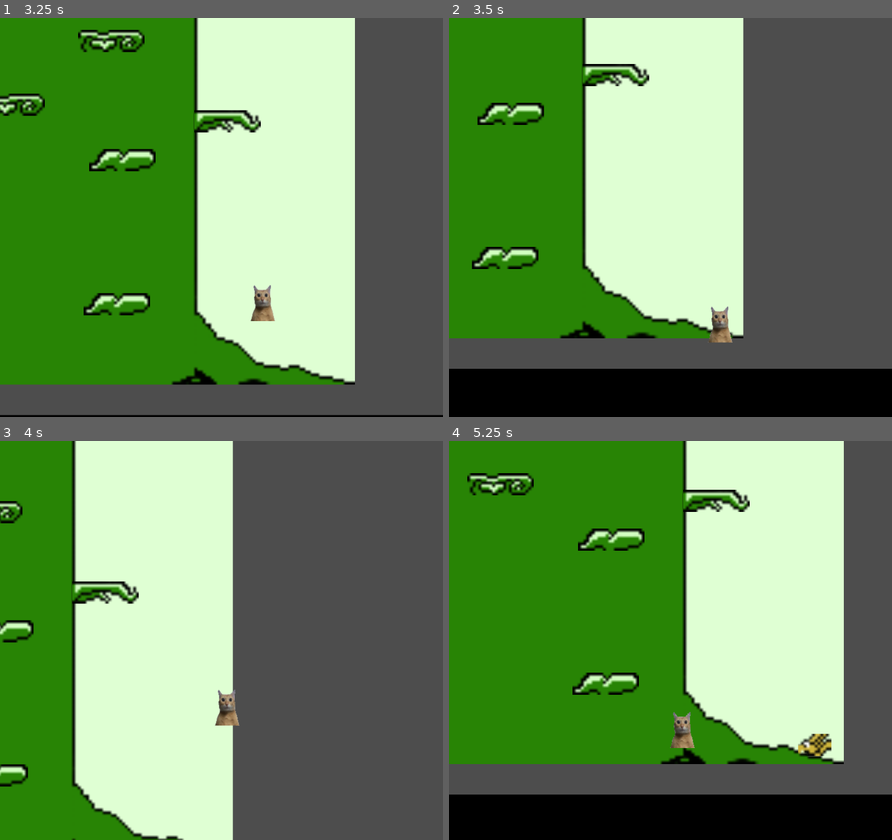
Above: before the commit, frames 1-4 (two rows, left to right).
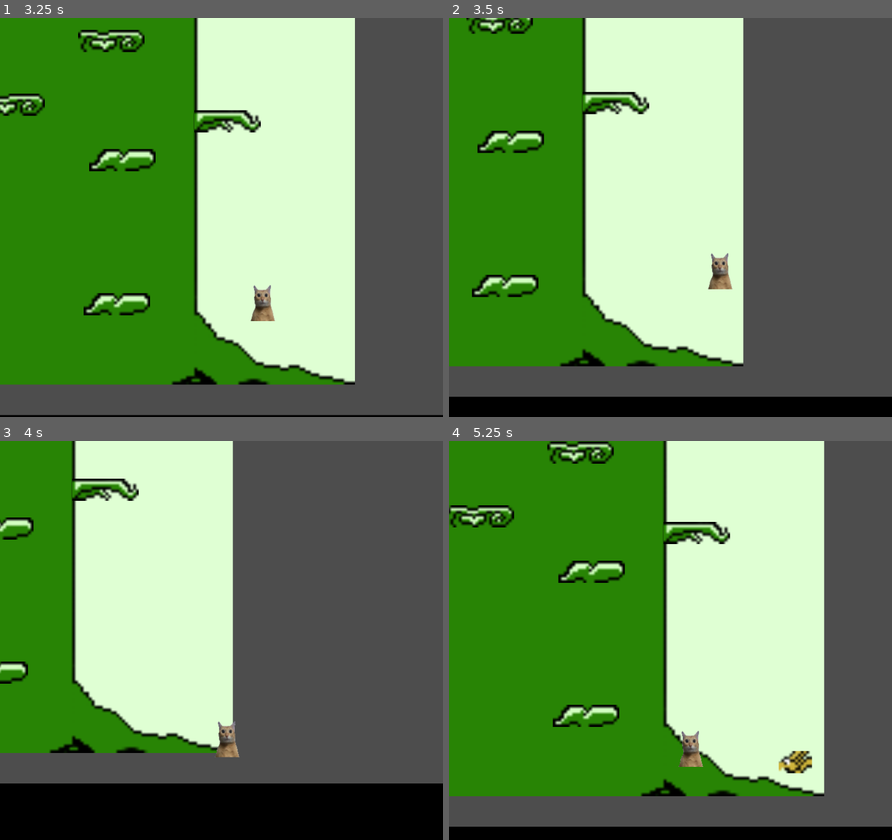
Above: after the commit, the same moments.

Repository: ArthurVayner/GameJam2026
Game: Godot game, scene res://Scenes/Main.tscn
Same seed, same stepped clock (60 frames per second), same inputs: the game is played once before the commit and once after it. The engine's default icon, where the game draws it, is replaced by a stand-in: a white triangle on a blue panel in a dark square.
Inputs:
- Up to frame 1 (3.25 s): hold W (jump) 0.53-1.28 s; hold Right (go_right) 0.53-2.03 s; tap W (jump) at 1.35, 1.52, 1.82, 2.85, 3.02 s; hold Left (go_left) 2.03-2.78 s; hold W (jump) 2.03-2.78 s; hold Right (go_right) from 2.78 s (still down)
- Up to frame 2 (3.5 s): keep holding Right (go_right); tap W (jump) at 3.32 s
- Up to frame 3 (4 s): keep holding Right (go_right); hold W (jump) from 3.53 s (still down)
- Up to frame 4 (5.25 s): release Right (go_right) at 4.28 s; release W (jump) at 4.28 s; hold Left (go_left) 4.28-5.03 s; tap W (jump) at 4.35, 4.52, 4.82 s; hold Right (go_right) from 5.03 s (still down); hold W (jump) from 5.03 s (still down)

Frame 1 is identical in both runs. In frame 2, 19% of the frame differs, in the area x 0-100%, y 0-95%; in frame 3, 24%; in frame 4, 30%, in the area x 0-100%, y 0-97%.

Commit message:
add jump buffering

Diff:
--- a/Scenes/Player.tscn
+++ b/Scenes/Player.tscn
@@ -42,5 +42,9 @@
 
 [node name="MovingSoundTimer" type="Timer" parent="." unique_id=1608780415]
 
+[node name="JumpBufferTimer" type="Timer" parent="." unique_id=913103936]
+one_shot = true
+
 [connection signal="timeout" from="StunTimer" to="." method="_on_stun_timer_timeout"]
 [connection signal="timeout" from="MovingSoundTimer" to="." method="_on_moving_sound_timer_timeout"]
+[connection signal="timeout" from="JumpBufferTimer" to="." method="_on_jump_buffer_timer_timeout"]
--- a/Scripts/player.gd
+++ b/Scripts/player.gd
@@ -3,6 +3,7 @@
 
 @onready var stun_timer: Timer = $StunTimer
 @onready var moving_sound_timer: Timer = $MovingSoundTimer
+@onready var jump_buffer_timer: Timer = $JumpBufferTimer
 @onready var stun_effect: Sprite2D = $StunEffect
 
 @onready var jump_sfx: AudioStreamPlayer2D = $JumpSFX
@@ -29,9 +30,15 @@
 func _physics_process(delta: float) -> void:
 
 	# Handle jump.
-	if Input.is_action_just_pressed("jump") and is_on_floor() and can_move:
-		velocity.y = JUMP_VELOCITY
-		jump_sfx.play()
+	var can_jump = is_on_floor() and can_move
+	if can_jump:
+		if Input.is_action_just_pressed("jump") or !jump_buffer_timer.is_stopped():
+			velocity.y = JUMP_VELOCITY
+			jump_sfx.play()
+			jump_buffer_timer.stop()
+	elif Input.is_action_just_pressed("jump"):
+			jump_buffer_timer.start(0.1)
+
 
 	var gravityMultiplier := heavy_gravity_multiplier if velocity.y < 0 and not Input.is_action_pressed("jump") else 1.0
 	if not is_on_floor():
@@ -81,3 +88,7 @@
 	velocity += value
 	velocity.y = max(velocity.y, -250)
 	print('velocity.y give_knockback',velocity.y)
+
+
+func _on_jump_buffer_timer_timeout() -> void:
+	pass # Replace with function body.
